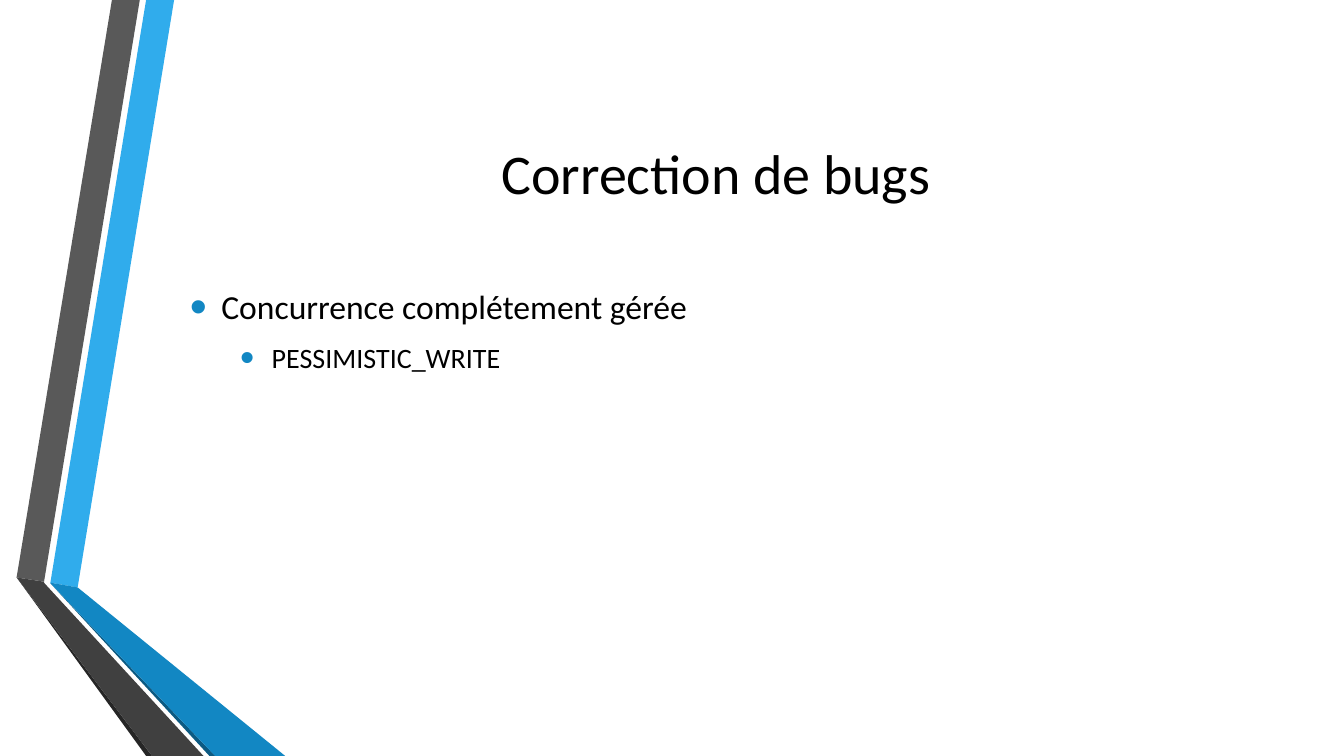
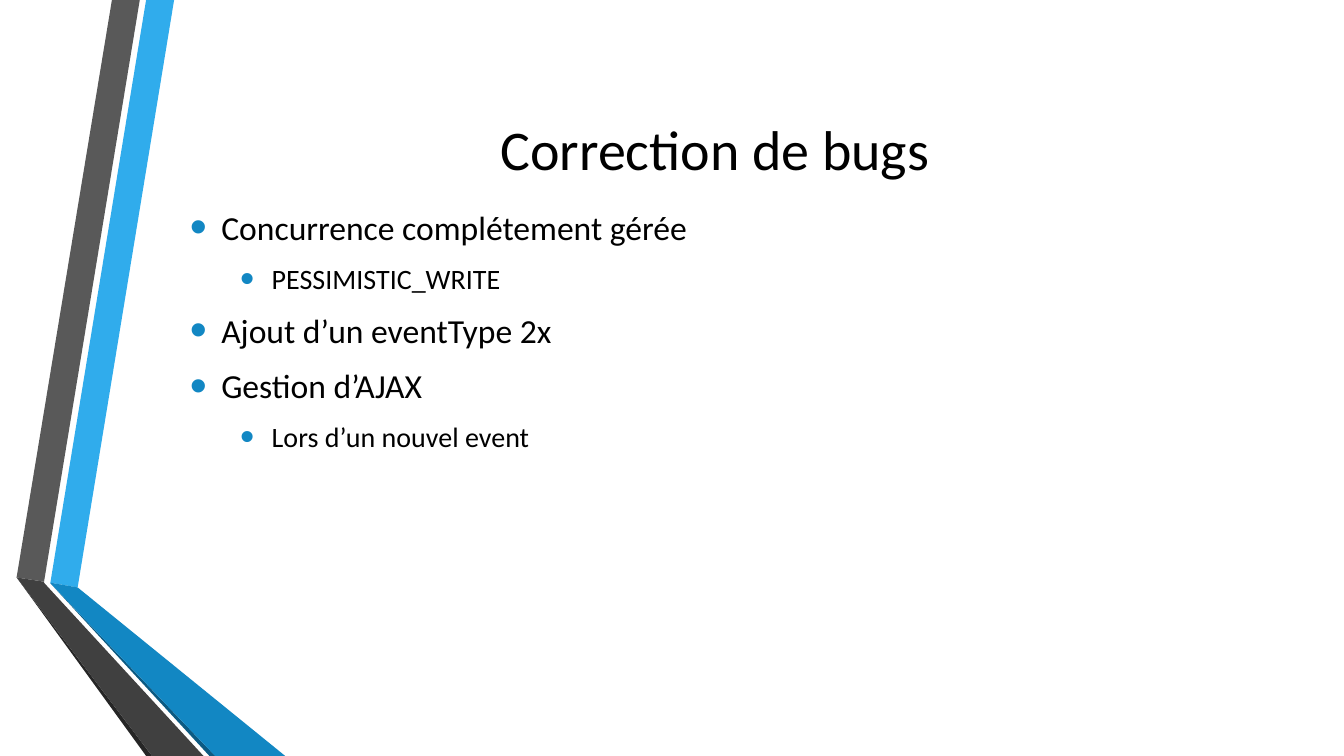
Before and after one commit to xajkep/Teaching-HEIGVD-AMT-2015-Project, a slide deck: slide 8 of Presentation/AMT_BSWZ_projet.pptx (slide 6 before the commit). Drawn at 1344x756 pixels with LibreOffice and Linux fonts; fonts in the diff are those of the drawing; background and template pictures are left out. Boxes give left, top, right and bottom in pixels: in the first picture for what was removed or moved away, otherwise in the second. Text is boxed around its words. In the diff, an @@ line names an element or a change of style, - is before the commit and + after.

```diff
--- a/Presentation/AMT_BSWZ_projet.pptx
+++ b/Presentation/AMT_BSWZ_projet.pptx
@@ title "Correction de bugs": place and size @@
-title "Correction de bugs" at box(501, 155, 930, 204)
+title "Correction de bugs" at box(501, 131, 929, 180)
@@ text at box(221, 319, 552, 448): paragraphs added @@
+• Ajout d’un eventType 2x
+• Gestion d’AJAX
+  • Lors d’un nouvel event
```
Also in this commit, not shown: 5 other slides changed, 1 slide added.
